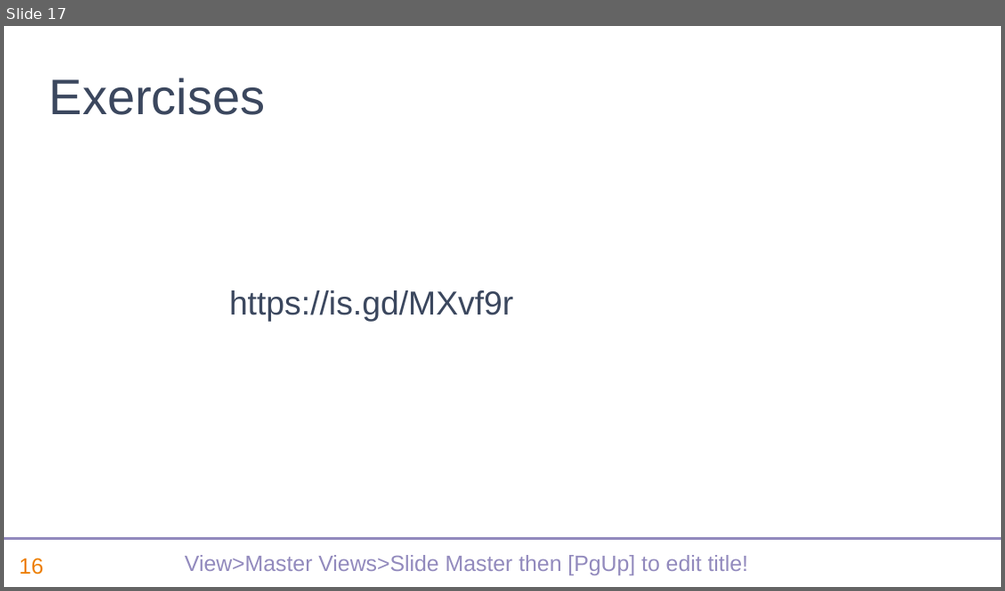
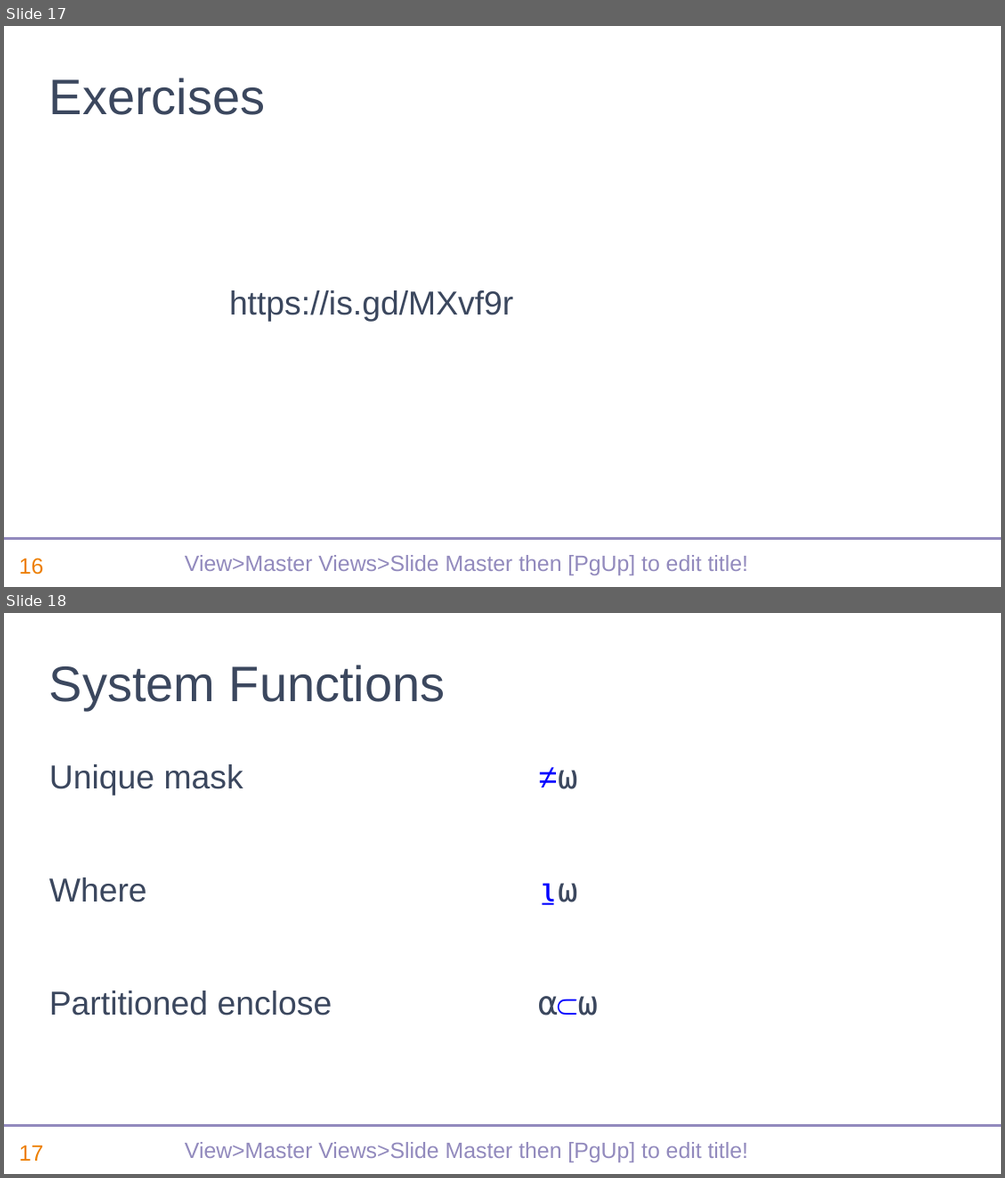
Before and after one commit to dyalog-training/2022-SP1, a slide deck: sp1-recent-features-dyalog.pptx. Shown one above the other, each under a label of ours: slide 17 before the commit, slides 17 and 18 after it. The pictures are 1005x591 and 1005x1178 pixels, drawn with LibreOffice and Linux fonts; fonts in the diff are those of the drawing; background and template pictures are left out. Boxes give left, top, right and bottom in pixels: in the first picture for what was removed or moved away, otherwise in the second. Text is boxed around its words. In the diff, an @@ line names an element or a change of style, - is before the commit and + after.

Commit message:
most of primitive functions

```diff
--- a/sp1-recent-features-dyalog.pptx
+++ b/sp1-recent-features-dyalog.pptx
@@ slide 18 added at bbox=[4, 613, 1001, 1174], background #FFFFFF; not listed: 3 template elements that a slide beside it also shows @@
@@ title added at bbox=[49, 665, 445, 710], 36 pt, text #3B475E @@
+System Functions
@@ text added at bbox=[49, 764, 332, 1015], 24 pt, text #3B475E @@
+Unique mask ≠⍵
+Where ⍸⍵
+Partitioned enclose ⍺⊂⍵
```
Also in this commit, not shown: 19 other slides added.
